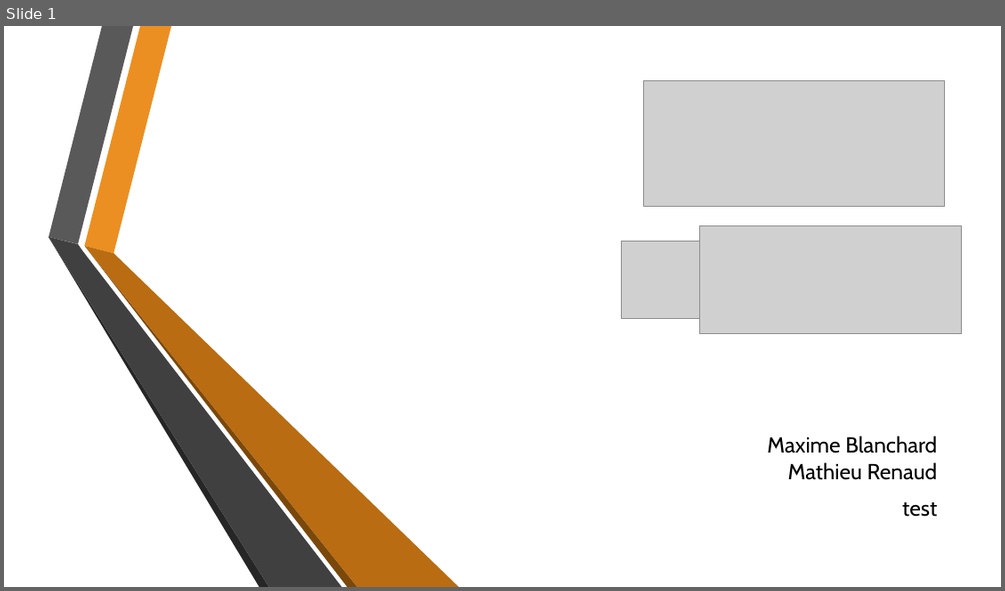
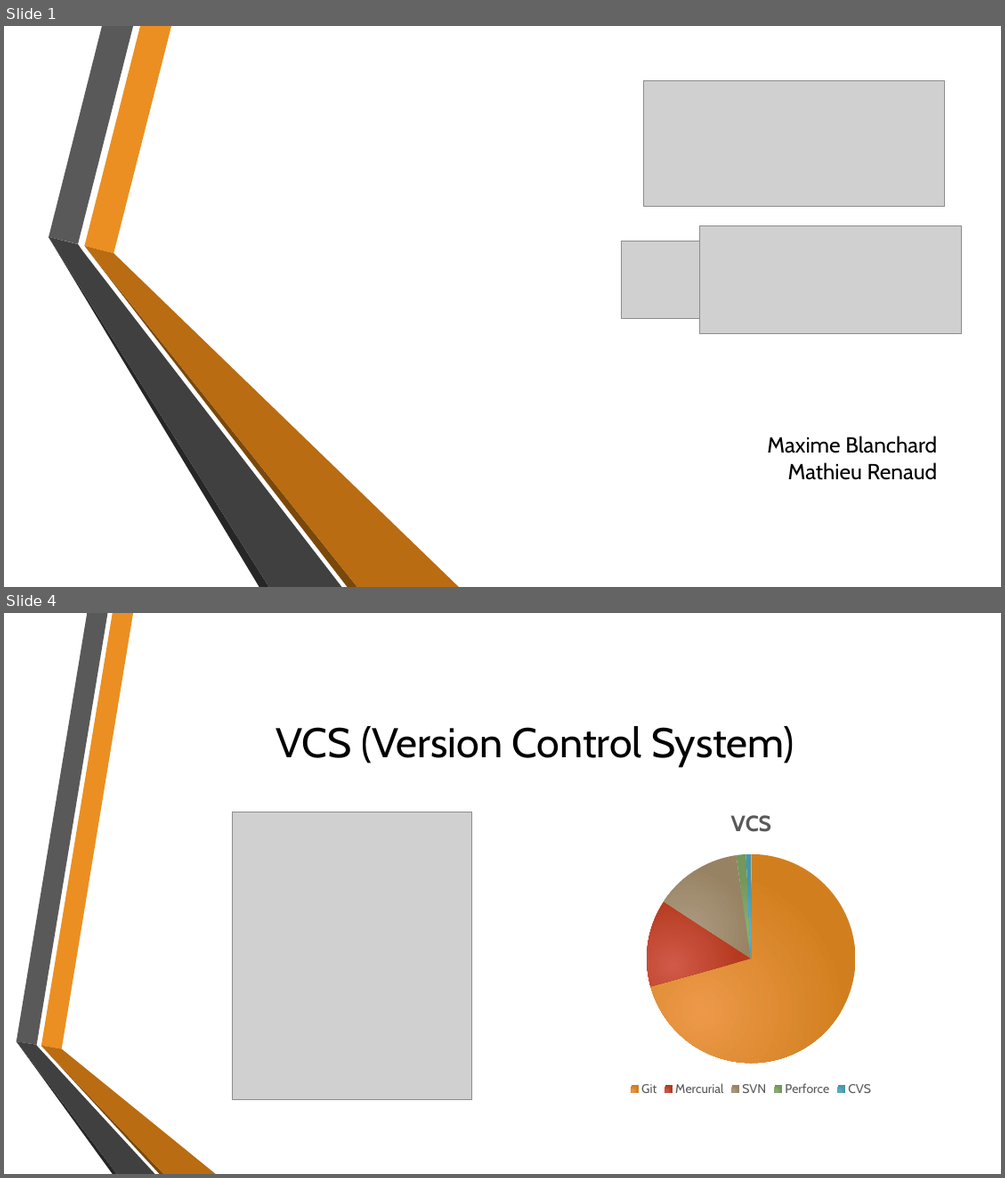
Before and after one commit to MatRenaud/Tptravailinfo, a slide deck: GitPresentation.pptx. Shown one above the other, each under a label of ours: slide 1 before the commit, slides 1 and 4 after it; the slides between them are not shown. The pictures are 1005x591 and 1005x1178 pixels, drawn with LibreOffice and Linux fonts; fonts in the diff are those of the drawing; grey boxes stand for pictures; background and template pictures are left out. Boxes give left, top, right and bottom in pixels: in the first picture for what was removed or moved away, otherwise in the second. Text is boxed around its words. In the diff, an @@ line names an element or a change of style, - is before the commit and + after.

```diff
--- a/GitPresentation.pptx
+++ b/GitPresentation.pptx
@@ slide 4 added at [4, 613, 1001, 1174], background picture (left out) @@
@@ title added at [275, 726, 793, 767], 40 pt, text #000000 @@
+VCS (Version Control System)
@@ pie chart added at [347, 794, 1001, 1099] @@
+title "VCS"
+categories: Git, Mercurial, SVN, Perforce, CVS
+VCS: 71, 14, 14, 2, 1, -
@@ picture added at [233, 812, 473, 1100] @@
@@ group added at [16, 613, 216, 1174]: 6 freeform shapes @@
@@ slide 1 changed as well @@
@@ subtitle at [902, 502, 937, 516]: paragraph removed @@
-test
```
Also in this commit, not shown: 14 other slides added, 2 other files.
